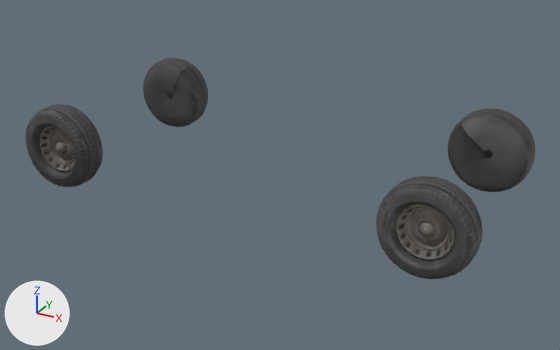
A saved change to the glTF model public/wheels.glb.
Camera for both pictures: a 50 mm lens placed at (0.788, -1.539, 0.796), pointed at (-0.061, 0.003, 0.025). Arrows for +X, +Y and +Z are at lower left; the lights stay in place. Vertices at the same position are counted once.

The first picture shows 'back-left', 'back-left.001', 'front-left', 'front-right'.
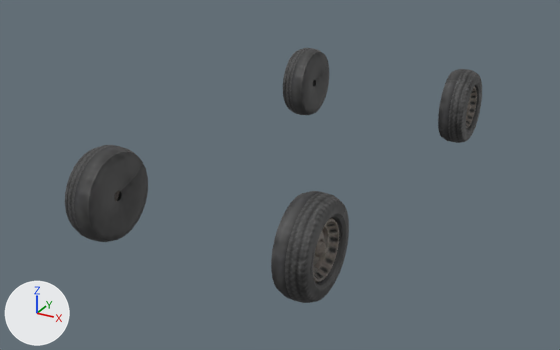
Scene script edits in JSON lines:
```json
{"block": "me_object_11_004", "where": "# used by ob_back_left; location = (0.4, -0.256, 0.105)"}
{"op": "remove", "block": "me_object_11_004", "code": "me_object_11_004.from_pydata(...)  # 1325 vertices, 2558 faces; spans x -0.102..0.1, y -0.026..0.049, z -0.1..0.103"}
{"op": "add", "block": "me_object_11_004", "code": "me_object_11_004.from_pydata(...)  # 1325 vertices, 2558 faces; spans x -0.026..0.049, y -0.102..0.101, z -0.102..0.102"}
{"block": "me_object_11_004", "change": "me_object_11_004 part 3: a new loose piece of 514 vertices spanning x -0.026..0.049, y -0.102..0.101, z -0.102..0.102, in mat_scene___root"}
{"block": "me_object_11_004", "change": "me_object_11_004 part 4: 1324 vertices removed from x -0.102..0.1, y -0.026..0.049, z -0.1..0.103; 810 vertices added at x -0.012..0.012, y -0.063..0.06, z -0.061..0.061"}
{"block": "me_object_11_002", "where": "me_object_11_002.from_pydata(...)  # 1325 vertices, 2558 faces; spans x -0.1..0.101, y -0.026..0.049, z -0.101..0.102"}
{"block": "me_object_11_002", "where": "# used by ob_front_left; location = (-0.512, -0.271, 0.106)"}
{"block": "me_object_11_002", "change": "me_object_11_002 part 1: the whole mesh is turned -90 degrees about the z axis through the mesh origin and scaled by 1.01"}
{"block": "me_object_11_003", "where": "me_object_11_003.from_pydata(...)  # 1325 vertices, 2558 faces; spans x -0.102..0.1, y -0.053..0.022, z -0.102..0.101"}
{"block": "me_object_11_003", "where": "# used by ob_front_right; location = (-0.525, 0.233, 0.107)"}
{"block": "me_object_11_003", "change": "me_object_11_003 part 2: the whole mesh is turned -90 degrees about the z axis through the mesh origin and scaled by 1.01"}
{"op": "add", "block": "me_object_11_008", "code": ["me_object_11_008 = bpy.data.meshes.new('Object_11.008')", "me_object_11_008.from_pydata(...)  # 1325 vertices, 2558 faces; spans x -0.053..0.022, y -0.102..0.101, z -0.102..0.102", "me_object_11_008.materials.append(mat_scene___root)"]}
{"op": "set", "path": "ob_back_left.location", "old": "(0.4, -0.256, 0.105)", "new": "(-0.252, -0.417, 0.106)"}
{"op": "remove", "block": "ob_back_left_001", "code": ["ob_back_left_001 = bpy.data.objects.new('back-left.001', me_object_11_005)", "ob_back_left_001.location = (0.398, 0.224, 0.106)"]}
{"op": "set", "path": "ob_front_left.location", "old": "(-0.512, -0.271, 0.106)", "new": "(-0.252, 0.5, 0.106)"}
{"op": "set", "path": "ob_front_right.location", "old": "(-0.525, 0.233, 0.107)", "new": "(0.252, 0.5, 0.106)"}
{"op": "add", "block": "ob_back_right", "code": ["ob_back_right = bpy.data.objects.new('back-right', me_object_11_008)", "ob_back_right.location = (0.252, -0.417, 0.106)"]}
```

Changed parts and their boxes (x1, y1, x2, y2) in the pictures (560 x 350 px; the box of a moved part takes in the faces that stretch with it):
```json
{"object": "back-left", "change": "reshaped, moved", "before": [376, 176, 483, 279], "after": [65, 145, 148, 242], "on screen": "22% narrower"}
{"object": "front-left", "change": "mesh turned, moved", "before": [25, 104, 103, 187], "after": [283, 48, 329, 115]}
{"object": "back-right", "change": "added", "after": [271, 191, 349, 303]}
{"object": "front-right", "change": "mesh turned, moved", "before": [143, 58, 208, 127], "after": [438, 69, 482, 143]}
{"object": "back-left.001", "change": "deleted", "before": [448, 108, 536, 192]}
{"part": 3, "of": "me_object_11_004", "change": "added", "after": [65, 145, 148, 242], "on screen": "black"}
{"part": 4, "of": "me_object_11_004", "change": "moved or reshaped", "before": [376, 176, 483, 279], "after": [114, 191, 120, 201]}
```
